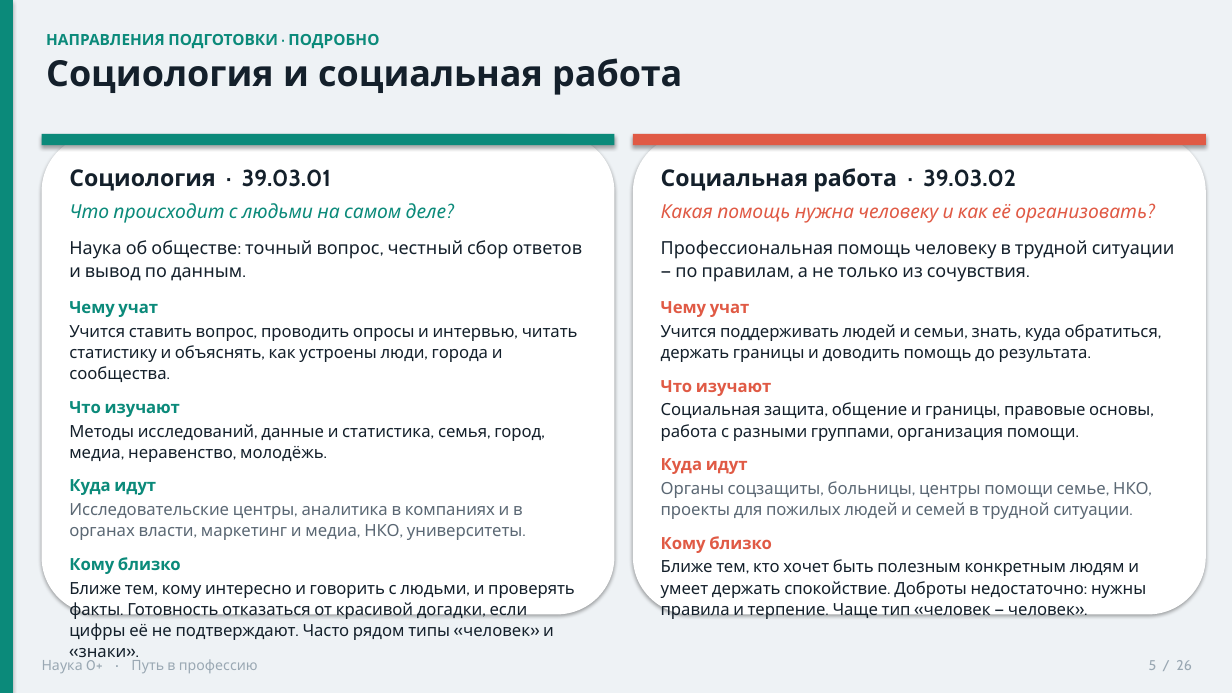
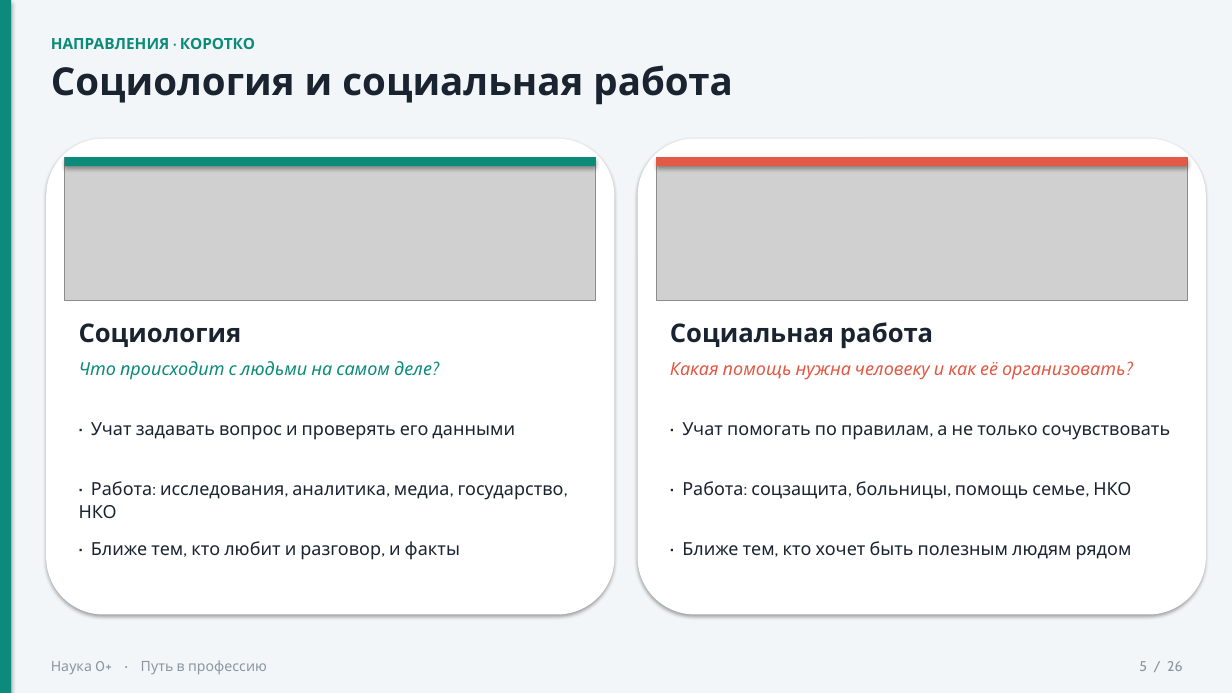
Before and after one commit to Sema917/-tourism, a slide deck: slide 5 of materials/Путь_в_профессию_презентация_20_минут.pptx. Drawn at 1232x693 pixels with LibreOffice and Linux fonts; fonts in the diff are those of the drawing; grey boxes stand for pictures. Boxes give left, top, right and bottom in pixels: in the first picture for what was removed or moved away, otherwise in the second. Text is boxed around its words. In the diff, an @@ line names an element or a change of style, - is before the commit and + after.

```diff
--- a/materials/Путь_в_профессию_презентация_20_минут.pptx
+++ b/materials/Путь_в_профессию_презентация_20_минут.pptx
@@ rectangle at (0, 0, 1232, 693): fill #EEF2F5 to #F3F6F8 @@
@@ rectangle at (0, 0, 11, 693): fill #0B8A7A to #0C8B7A @@
@@ text at (51, 38, 255, 49): text changed; text colour #0B8A7A to #0C8B7A @@
-НАПРАВЛЕНИЯ ПОДГОТОВКИ · ПОДРОБНО
+НАПРАВЛЕНИЯ · КОРОТКО
@@ text "Социология и социальная работа" at (51, 65, 733, 105): size 28 to 30 pt, text colour #14202B to #1A2330 @@
@@ rounded rectangle: place and size @@
-rounded rectangle at (42, 134, 615, 615)
+rounded rectangle at (46, 139, 615, 615)
@@ rounded rectangle: place and size @@
-rounded rectangle at (633, 134, 1206, 615)
+rounded rectangle at (638, 139, 1206, 615)
@@ rectangle at (65, 157, 596, 166): fill #0B8A7A to #0C8B7A @@
@@ rectangle: place and size @@
-rectangle at (42, 134, 615, 145)
+rectangle at (65, 157, 596, 166)
@@ picture added at (65, 157, 596, 300) @@
@@ text removed at (69, 169, 583, 662) @@
-Социология · 39.03.01
-Что происходит с людьми на самом деле?
-Наука об обществе: точный вопрос, честный сбор ответов и вывод по данным.
-Чему учат
-Учится ставить вопрос, проводить опросы и интервью, читать статистику и объяснять, как устроены люди, города и сообщества.
-Что изучают
-Методы исследований, данные и статистика, семья, город, медиа, неравенство, молодёжь.
-Куда идут
-Исследовательские центры, аналитика в компаниях и в органах власти, маркетинг и медиа, НКО, университеты.
-Кому близко
-Ближе тем, кому интересно и говорить с людьми, и проверять факты. Готовность отказаться от красивой догадки, если цифры её не подтверждают. Часто рядом типы «человек» и «знаки».
@@ rectangle: place and size @@
-rectangle at (633, 134, 1206, 145)
+rectangle at (656, 157, 1188, 166)
@@ rectangle at (656, 157, 1188, 166): fill #E05A45 to #E15A45 @@
@@ picture added at (656, 157, 1188, 300) @@
@@ text removed at (661, 168, 1175, 598) @@
-Социальная работа · 39.03.02
-Какая помощь нужна человеку и как её организовать?
-Профессиональная помощь человеку в трудной ситуации — по правилам, а не только из сочувствия.
-Чему учат
-Учится поддерживать людей и семьи, знать, куда обратиться, держать границы и доводить помощь до результата.
-Что изучают
-Социальная защита, общение и границы, правовые основы, работа с разными группами, организация помощи.
-Куда идут
-Органы соцзащиты, больницы, центры помощи семье, НКО, проекты для пожилых людей и семей в трудной ситуации.
-Кому близко
-Ближе тем, кто хочет быть полезным конкретным людям и умеет держать спокойствие. Доброты недостаточно: нужны правила и терпение. Чаще тип «человек — человек».
@@ text added at (79, 323, 242, 347), 20 pt, text #1A2330, bold @@
+Социология
@@ text added at (670, 322, 933, 348), 20 pt, text #1A2330, bold @@
+Социальная работа
@@ text added at (79, 361, 432, 380), 14 pt, text #0C8B7A, italic @@
+Что происходит с людьми на самом деле?
@@ text added at (670, 362, 1125, 380), 14 pt, text #E15A45, italic @@
+Какая помощь нужна человеку и как её организовать?
@@ text added at (91, 422, 515, 440), 14 pt, text #1A2330 @@
+· Учат задавать вопрос и проверять его данными
@@ text added at (682, 422, 1170, 440), 14 pt, text #1A2330 @@
+· Учат помогать по правилам, а не только сочувствовать
@@ text added at (79, 481, 564, 518), 14 pt, text #1A2330 @@
+· Работа: исследования, аналитика, медиа, государство, НКО
@@ text added at (682, 481, 1131, 499), 14 pt, text #1A2330 @@
+· Работа: соцзащита, больницы, помощь семье, НКО
@@ text added at (91, 541, 460, 560), 14 pt, text #1A2330 @@
+· Ближе тем, кто любит и разговор, и факты
@@ text added at (682, 541, 1132, 560), 14 pt, text #1A2330 @@
+· Ближе тем, кто хочет быть полезным людям рядом
@@ text "Наука 0+ · Путь в ..." at (51, 660, 267, 675): text colour #9AA8B3 to #8A97A3; line spacing 1.05 to 1.08 @@
@@ text "Наука 0+ · Путь в ...": place and size @@
-text "Наука 0+ · Путь в ..." at (42, 659, 258, 673)
+text "Наука 0+ · Путь в ..." at (51, 660, 267, 675)
@@ text "5 / 26": place and size @@
-text "5 / 26" at (1149, 660, 1191, 670)
+text "5 / 26" at (1139, 661, 1182, 671)
@@ text "5 / 26" at (1139, 661, 1182, 671): text colour #9AA8B3 to #8A97A3; line spacing 1.05 to 1.08 @@
```
Also in this commit, not shown: 23 other slides changed, 2 slides added, 2 slides removed, 11 other files.
